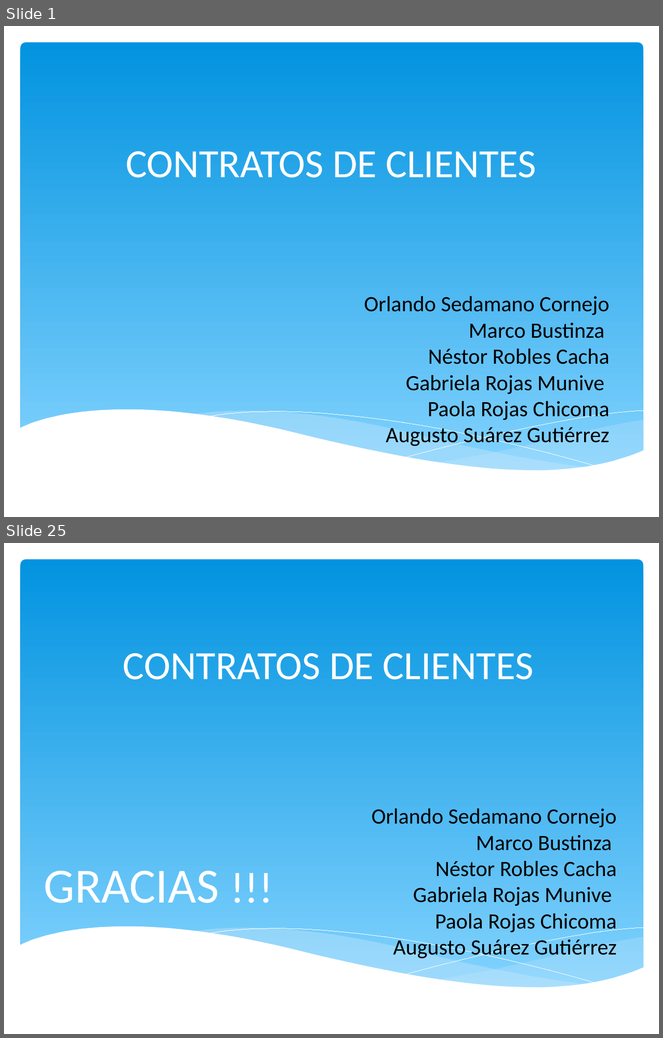
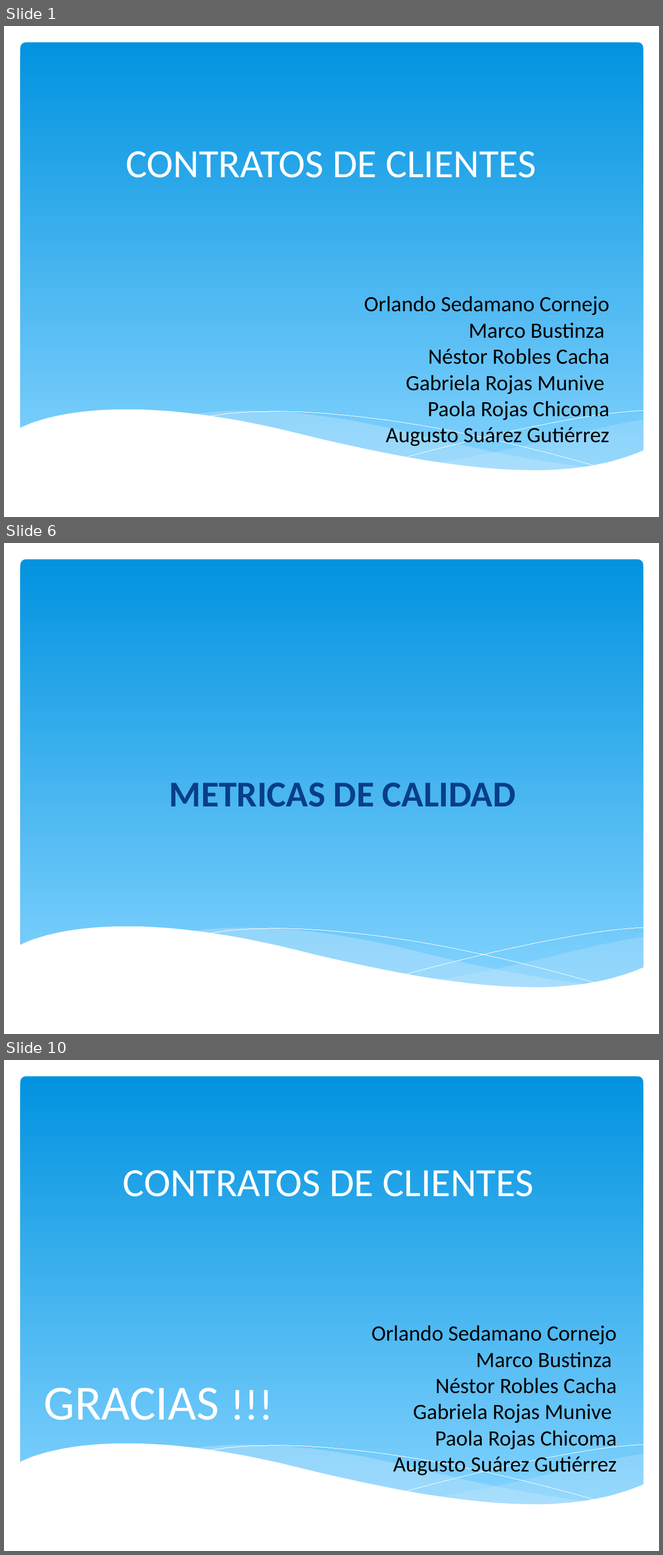
Before and after one commit to orlysemperfi/tp3-contratos-clientes, a slide deck: ITERACION 5/SUSBITERACION 4/PPT TP3 PRES04.pptx. Shown one above the other, each under a label of ours: slides 1 and 25 before the commit, slides 1, 6 and 10 after it; the slides between them are not shown. The pictures are 663x1038 and 663x1555 pixels, drawn with LibreOffice and Linux fonts; fonts in the diff are those of the drawing. Boxes give left, top, right and bottom in pixels: in the first picture for what was removed or moved away, otherwise in the second. Text is boxed around its words. In the diff, an @@ line names an element or a change of style, - is before the commit and + after.

```diff
--- a/ITERACION 5/SUSBITERACION 4/PPT TP3 PRES04.pptx
+++ b/ITERACION 5/SUSBITERACION 4/PPT TP3 PRES04.pptx
@@ slide 6 added at (4,543,659,1034), background #FFFFFF; not listed: 6 template elements that a slide beside it also shows @@
@@ title added at (169,783,516,807), 40 pt, text #073E87, bold @@
+METRICAS DE CALIDAD
@@ what was slide 25 is now slide 10 @@
```
Also in this commit, not shown: 1 slide changed, 6 other slides added, 22 slides removed.
